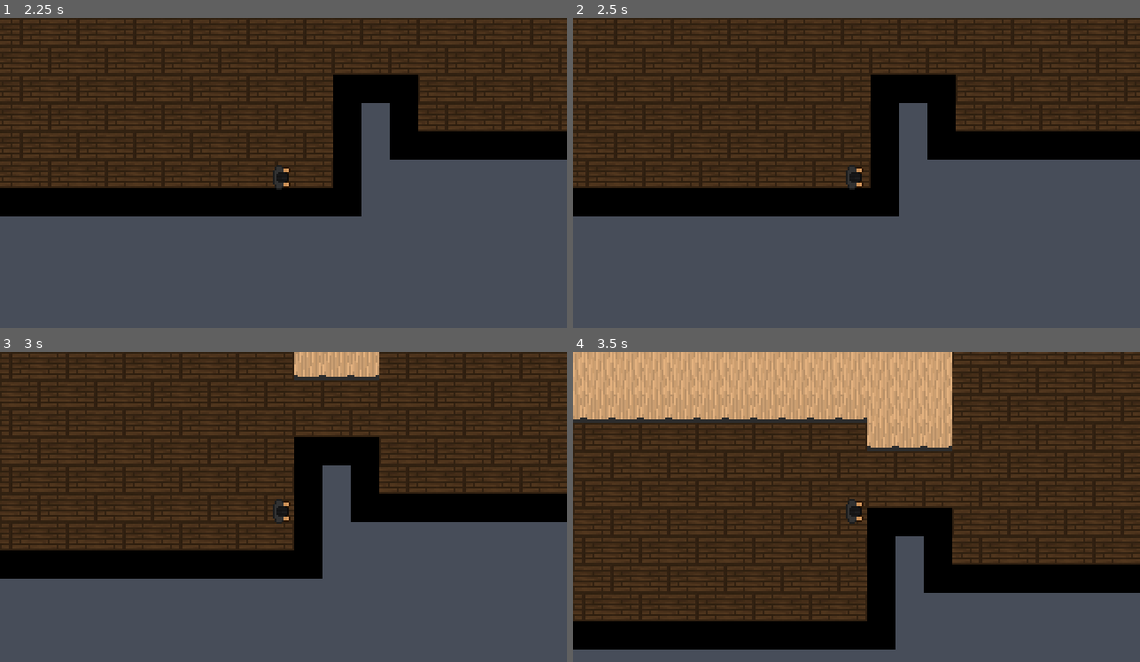
Above: before the commit, frames 1-4 (two rows, left to right).
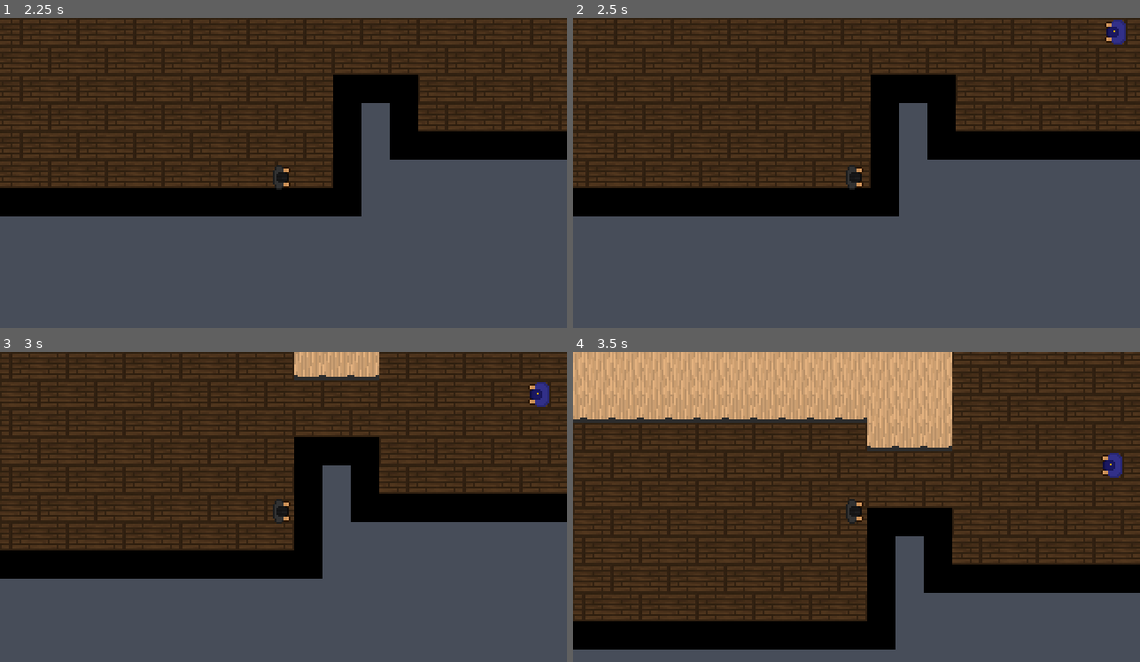
Above: after the commit, the same moments.

Repository: Louiwoah/Stealth_Game
Game: Godot game, scene res://scenes/basic_scene.tscn
Same seed, same stepped clock (60 frames per second), same inputs: the game is played once before the commit and once after it.
Inputs:
- Up to frame 1 (2.25 s): tap Enter at 0.5 s; hold D (move_right) 0.53-1.28 s; hold S (move_down) 1.28-2.03 s; hold D (move_right) from 2.03 s (still down)
- Up to frame 2 (2.5 s): keep holding D (move_right)
- Up to frame 3 (3 s): release D (move_right) at 2.78 s; hold W (move_up) from 2.78 s (still down)
- Up to frame 4 (3.5 s): keep holding W (move_up)

Frame 1 is identical in both runs. In frame 2, 0.2% of the frame differs, in the area x 93-98%, y 0-9%; in frame 3, 0.2%; in frame 4, 0.2%.

Commit message:
added guard scene and added to room, removed debugging print line

Diff:
--- a/scenes/basic_scene.tscn
+++ b/scenes/basic_scene.tscn
@@ -2,6 +2,7 @@
 
 [ext_resource type="Texture2D" uid="uid://kwfljfedgwq5" path="res://assets/stealth-tiles.png" id="1_eeskx"]
 [ext_resource type="PackedScene" uid="uid://d2tchncdyuqc4" path="res://scenes/player.tscn" id="2_86od8"]
+[ext_resource type="PackedScene" uid="uid://cy6fc742pktax" path="res://scenes/guard.tscn" id="3_cbqwp"]
 
 [sub_resource type="TileSetAtlasSource" id="TileSetAtlasSource_86od8"]
 texture = ExtResource("1_eeskx")
@@ -33,3 +34,7 @@
 
 [node name="Player" parent="." unique_id=1425113821 instance=ExtResource("2_86od8")]
 position = Vector2(120, 104)
+
+[node name="guard" parent="." unique_id=331906616 instance=ExtResource("3_cbqwp")]
+position = Vector2(360, 72)
+rotation = 3.1415927
--- /dev/null
+++ b/scenes/guard.tscn
@@ -0,0 +1,20 @@
+[gd_scene format=3 uid="uid://cy6fc742pktax"]
+
+[ext_resource type="Script" uid="uid://wdsj3uobt71x" path="res://scripts/guard.gd" id="1_ci2qi"]
+[ext_resource type="Texture2D" uid="uid://cqis7srcwm3wr" path="res://assets/stealth-characters.png" id="1_m4fl1"]
+
+[sub_resource type="CircleShape2D" id="CircleShape2D_m4fl1"]
+radius = 6.0
+
+[node name="guard" type="CharacterBody2D" unique_id=331906616]
+motion_mode = 1
+script = ExtResource("1_ci2qi")
+
+[node name="Sprite2D" type="Sprite2D" parent="." unique_id=1318028750]
+texture = ExtResource("1_m4fl1")
+hframes = 2
+vframes = 2
+frame = 1
+
+[node name="CollisionShape2D" type="CollisionShape2D" parent="." unique_id=830332239]
+shape = SubResource("CircleShape2D_m4fl1")
--- /dev/null
+++ b/scripts/guard.gd
@@ -0,0 +1 @@
+extends CharacterBody2D
--- a/scripts/player.gd
+++ b/scripts/player.gd
@@ -14,5 +14,3 @@
 
 	velocity = direction * speed
 	move_and_slide()
-
-	print(velocity.length())
Not shown, added: scripts/guard.gd.uid
